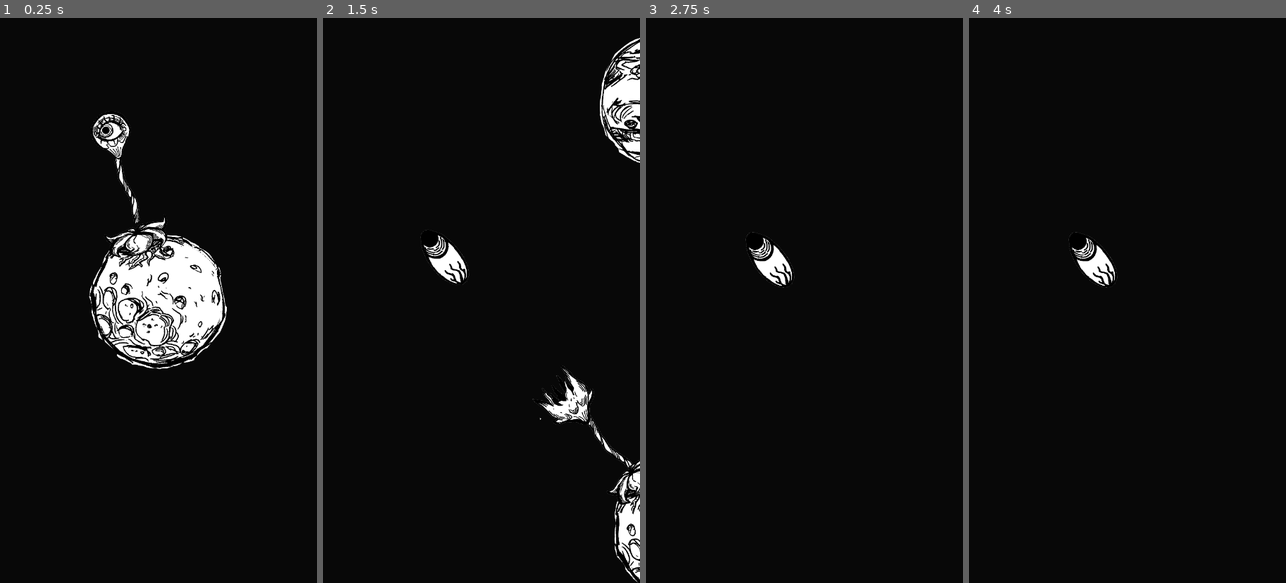
Above: before the commit, frames 1-4 (left to right).
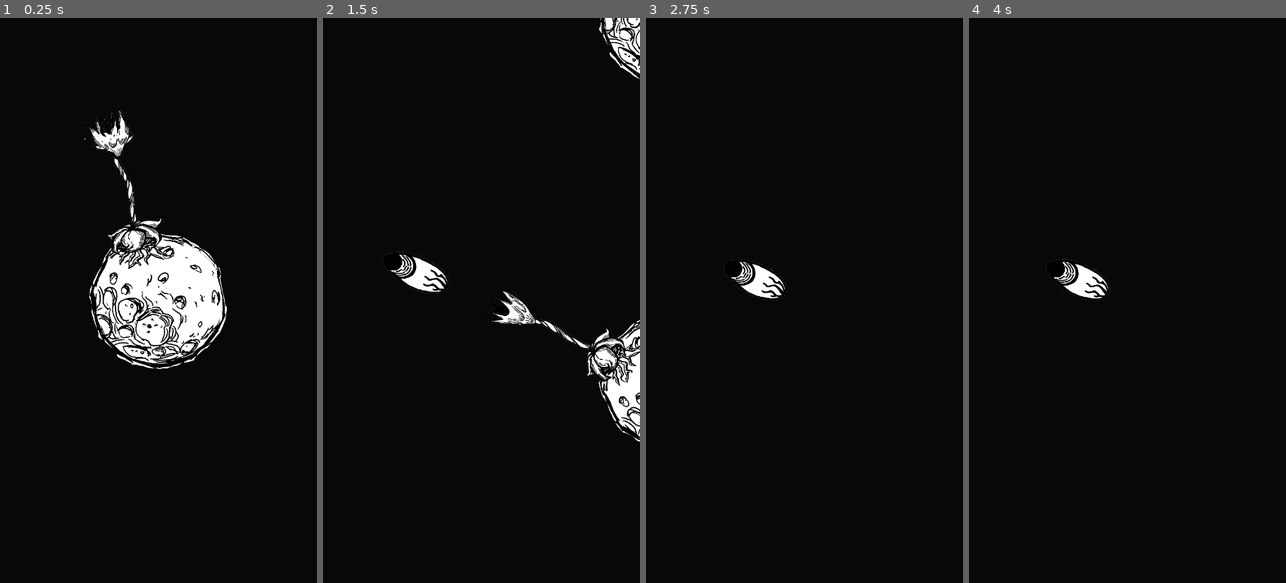
Above: after the commit, the same moments.

Repository: patryelt/RootOfEvil
Game: Godot game, scene res://scenes/Game.tscn
Same seed, same stepped clock (60 frames per second), same inputs: the game is played once before the commit and once after it.
Inputs:
- Up to frame 1 (0.25 s): no input
- Up to frame 2 (1.5 s): tap Space (jump) at 0.6, 0.77, 1.07, 1.35 s
- Up to frame 3 (2.75 s): tap Space (jump) at 1.52, 1.82, 2.1 s
- Up to frame 4 (4 s): tap Space (jump) at 2.85, 3.02, 3.32, 3.6, 3.77 s

The runs differ from the first frame. In frame 1, 1.6% of the frame differs, in the area x 26-54%, y 15-45%; in frame 2, 7.1%, in the area x 18-100%, y 0-100%; in frame 3, 0.9%; in frame 4, 0.9%.

Commit message:
Burst fix + menu setup

Diff:
--- /dev/null
+++ b/assets/game_font.tres
@@ -0,0 +1,10 @@
+[gd_resource type="DynamicFont" load_steps=2 format=2]
+
+[sub_resource type="DynamicFontData" id=1]
+font_path = "res://assets/Kurland.ttf"
+
+[resource]
+size = 32
+outline_color = Color( 0.662745, 0.658824, 0.658824, 1 )
+use_mipmaps = true
+font_data = SubResource( 1 )
--- a/scenes/Game.tscn
+++ b/scenes/Game.tscn
@@ -14,9 +14,8 @@
 script = ExtResource( 3 )
 
 [node name="Planet2" parent="." instance=ExtResource( 2 )]
-position = Vector2( 216, -304 )
+position = Vector2( 246, -153 )
 rotation_speed = 0.0
-planet_sprite = 1
 
 [node name="Planet3" parent="." instance=ExtResource( 2 )]
 position = Vector2( 249, 670 )
--- /dev/null
+++ b/scenes/Menu.gd
@@ -0,0 +1,20 @@
+extends Control
+
+
+# Declare member variables here. Examples:
+# var a = 2
+# var b = "text"
+
+
+# Called when the node enters the scene tree for the first time.
+func _ready():
+	pass # Replace with function body.
+
+
+# Called every frame. 'delta' is the elapsed time since the previous frame.
+#func _process(delta):
+#	pass
+
+
+func _on_Button_pressed():
+	get_tree().change_scene("res://scenes/Game.tscn") # Replace with function body.
--- /dev/null
+++ b/scenes/Menu.tscn
@@ -0,0 +1,36 @@
+[gd_scene load_steps=4 format=2]
+
+[ext_resource path="res://scenes/Menu.gd" type="Script" id=1]
+[ext_resource path="res://assets/game_font.tres" type="DynamicFont" id=2]
+
+[sub_resource type="Theme" id=1]
+default_font = ExtResource( 2 )
+Button/colors/font_color = Color( 0.682353, 0.486275, 0.737255, 1 )
+Button/colors/font_color_disabled = Color( 0, 0, 0, 1 )
+Button/colors/font_color_focus = Color( 0, 0, 0, 1 )
+Button/colors/font_color_hover = Color( 0, 0, 0, 1 )
+Button/colors/font_color_pressed = Color( 0, 0, 0, 1 )
+Button/constants/hseparation = 0
+Button/fonts/font = ExtResource( 2 )
+Button/styles/disabled = null
+Button/styles/focus = null
+Button/styles/hover = null
+Button/styles/normal = null
+Button/styles/pressed = null
+
+[node name="Menu" type="Control"]
+anchor_right = 1.0
+anchor_bottom = 1.0
+script = ExtResource( 1 )
+
+[node name="Button" type="Button" parent="."]
+margin_left = 115.0
+margin_top = 972.0
+margin_right = 236.0
+margin_bottom = 1012.0
+rect_scale = Vector2( 10, 10 )
+theme = SubResource( 1 )
+custom_colors/font_color_disabled = Color( 0, 0, 0, 1 )
+text = "PLAY"
+
+[connection signal="pressed" from="Button" to="." method="_on_Button_pressed"]
--- a/scenes/Planet.tscn
+++ b/scenes/Planet.tscn
@@ -4,7 +4,7 @@
 [ext_resource path="res://scenes/PlanetSprite.tscn" type="PackedScene" id=2]
 
 [sub_resource type="CircleShape2D" id=1]
-radius = 152.03
+radius = 100.0
 
 [sub_resource type="Animation" id=2]
 resource_name = "RotatePlane"
--- a/scenes/Player/Player.gd
+++ b/scenes/Player/Player.gd
@@ -4,7 +4,7 @@
 var camera : Camera2D
 var _jump_direction = Vector2.ZERO
 var _jump_speed = 0
-onready var player_anim = $Area2D/player_anim
+onready var player_anim = $player_anim
 
 
 func _ready():
@@ -56,4 +56,4 @@
 	if _planet == null:
 		position += _jump_direction * delta * _jump_speed
 	if Input.is_action_just_pressed("jump") and _planet:
-		_jump()
+		player_anim.initiate_animation()
--- a/scenes/Player/Player.tscn
+++ b/scenes/Player/Player.tscn
@@ -9,10 +9,10 @@
 [node name="Player" type="Node2D"]
 script = ExtResource( 2 )
 
+[node name="player_anim" parent="." instance=ExtResource( 1 )]
+scale = Vector2( 0.3, 0.3 )
+
 [node name="Area2D" type="Area2D" parent="."]
-
-[node name="player_anim" parent="Area2D" instance=ExtResource( 1 )]
-scale = Vector2( 0.3, 0.3 )
 
 [node name="CollisionShape2D" type="CollisionShape2D" parent="Area2D"]
 position = Vector2( -1, -1 )
--- a/scenes/Player/PlayerSprite.gd
+++ b/scenes/Player/PlayerSprite.gd
@@ -1,13 +1,22 @@
 extends Node2D
 
+onready var burst_animationplayer = $burst_animationplayer
+
+func initiate_animation():
+	burst_animationplayer.play("Trigger Projectile")
+
 func leave():
-	$eye_anim.hide()
-	$socket_anim.show()
+
+	# $eye_anim.hide()
+	# $eye_burst.frame = 3
+	# $eye_burst.show()
+	pass
 
 func jump():
 	$stem.hide()
 	$flower_anim.hide()
 	$eye_anim.hide()
+	$eye_burst.hide()
 	$projectile.show()
 
 func grow():
@@ -15,3 +24,6 @@
 	$flower_anim.show()
 	$projectile.hide()
 	$eye_anim.show()
+
+func trigger_jump():
+	get_parent()._jump()
--- a/scenes/Player/PlayerSprite.tscn
+++ b/scenes/Player/PlayerSprite.tscn
@@ -46,12 +46,22 @@
 atlas = ExtResource( 1 )
 region = Rect2( 512, 0, 512, 512 )
 
-[sub_resource type="SpriteFrames" id=8]
-animations = [ {
-"frames": [ SubResource( 6 ), SubResource( 7 ) ],
+[sub_resource type="AtlasTexture" id=25]
+flags = 4
+atlas = ExtResource( 1 )
+region = Rect2( 0, 512, 512, 512 )
+
+[sub_resource type="AtlasTexture" id=26]
+flags = 4
+atlas = ExtResource( 1 )
+region = Rect2( 512, 512, 512, 512 )
+
+[sub_resource type="SpriteFrames" id=27]
+animations = [ {
+"frames": [ SubResource( 6 ), SubResource( 7 ), SubResource( 25 ), SubResource( 26 ), SubResource( 25 ), SubResource( 7 ) ],
 "loop": true,
 "name": "default",
-"speed": 1.0
+"speed": 2.0
 } ]
 
 [sub_resource type="Animation" id=9]
@@ -68,7 +78,7 @@
 "times": PoolRealArray( 0.8, 2.3, 2.6, 3, 4, 4.3 ),
 "transitions": PoolRealArray( 1, 1, 1, 1, 1, 1 ),
 "update": 1,
-"values": [ 0, 1, 0, 1, 0, 1 ]
+"values": [ 0, 5, 0, 4, 0, 3 ]
 }
 
 [sub_resource type="AtlasTexture" id=15]
@@ -127,33 +137,141 @@
 "speed": 5.0
 } ]
 
-[sub_resource type="AtlasTexture" id=20]
+[sub_resource type="Animation" id=35]
+loop = true
+tracks/0/type = "value"
+tracks/0/path = NodePath(".:scale")
+tracks/0/interp = 1
+tracks/0/loop_wrap = true
+tracks/0/imported = false
+tracks/0/enabled = true
+tracks/0/keys = {
+"times": PoolRealArray( 0, 0.5, 1 ),
+"transitions": PoolRealArray( 1, 1, 1 ),
+"update": 0,
+"values": [ Vector2( 1, 1 ), Vector2( 1.02, 1.09 ), Vector2( 1, 1 ) ]
+}
+tracks/1/type = "value"
+tracks/1/path = NodePath(".:rotation_degrees")
+tracks/1/interp = 1
+tracks/1/loop_wrap = true
+tracks/1/imported = false
+tracks/1/enabled = true
+tracks/1/keys = {
+"times": PoolRealArray( 0, 0.5, 1 ),
+"transitions": PoolRealArray( 1, 1, 1 ),
+"update": 0,
+"values": [ 0.0, -1.0, 0.0 ]
+}
+
+[sub_resource type="AtlasTexture" id=29]
 flags = 4
 atlas = ExtResource( 6 )
 region = Rect2( 0, 0, 512, 512 )
 
-[sub_resource type="AtlasTexture" id=21]
+[sub_resource type="AtlasTexture" id=30]
 flags = 4
 atlas = ExtResource( 6 )
 region = Rect2( 512, 0, 512, 512 )
 
-[sub_resource type="AtlasTexture" id=22]
+[sub_resource type="AtlasTexture" id=31]
 flags = 4
 atlas = ExtResource( 6 )
 region = Rect2( 0, 512, 512, 512 )
 
-[sub_resource type="AtlasTexture" id=23]
+[sub_resource type="AtlasTexture" id=32]
 flags = 4
 atlas = ExtResource( 6 )
 region = Rect2( 512, 512, 512, 512 )
 
-[sub_resource type="SpriteFrames" id=24]
-animations = [ {
-"frames": [ SubResource( 20 ), SubResource( 21 ), SubResource( 22 ), SubResource( 23 ) ],
+[sub_resource type="SpriteFrames" id=33]
+animations = [ {
+"frames": [ SubResource( 29 ), SubResource( 30 ), SubResource( 31 ), SubResource( 32 ) ],
 "loop": false,
 "name": "default",
 "speed": 5.0
 } ]
+
+[sub_resource type="Animation" id=28]
+loop = true
+tracks/0/type = "value"
+tracks/0/path = NodePath(".:scale")
+tracks/0/interp = 1
+tracks/0/loop_wrap = true
+tracks/0/imported = false
+tracks/0/enabled = true
+tracks/0/keys = {
+"times": PoolRealArray( 0, 0.5, 1 ),
+"transitions": PoolRealArray( 1, 1, 1 ),
+"update": 0,
+"values": [ Vector2( 1, 1 ), Vector2( 1, 1.05 ), Vector2( 1, 1 ) ]
+}
+tracks/1/type = "value"
+tracks/1/path = NodePath(".:rotation_degrees")
+tracks/1/interp = 1
+tracks/1/loop_wrap = true
+tracks/1/imported = false
+tracks/1/enabled = true
+tracks/1/keys = {
+"times": PoolRealArray( 0, 0.5, 1 ),
+"transitions": PoolRealArray( 1, 1, 1 ),
+"update": 0,
+"values": [ 0.0, -1.0, 0.0 ]
+}
+
+[sub_resource type="Animation" id=34]
+resource_name = "Trigger Projectile"
+length = 2.0
+tracks/0/type = "value"
+tracks/0/path = NodePath("../eye_burst:frame")
+tracks/0/interp = 1
+tracks/0/loop_wrap = true
+tracks/0/imported = false
+tracks/0/enabled = true
+tracks/0/keys = {
+"times": PoolRealArray( -0.1, 0.2, 0.4, 0.6 ),
+"transitions": PoolRealArray( 1, 1, 1, 1 ),
+"update": 1,
+"values": [ 0, 1, 2, 3 ]
+}
+tracks/1/type = "value"
+tracks/1/path = NodePath("../eye_anim:visible")
+tracks/1/interp = 1
+tracks/1/loop_wrap = true
+tracks/1/imported = false
+tracks/1/enabled = true
+tracks/1/keys = {
+"times": PoolRealArray( 0 ),
+"transitions": PoolRealArray( 1 ),
+"update": 1,
+"values": [ false ]
+}
+tracks/2/type = "method"
+tracks/2/path = NodePath("..")
+tracks/2/interp = 1
+tracks/2/loop_wrap = true
+tracks/2/imported = false
+tracks/2/enabled = true
+tracks/2/keys = {
+"times": PoolRealArray( 0.4 ),
+"transitions": PoolRealArray( 1 ),
+"values": [ {
+"args": [  ],
+"method": "trigger_jump"
+} ]
+}
+tracks/3/type = "value"
+tracks/3/path = NodePath("../eye_burst:visible")
+tracks/3/interp = 1
+tracks/3/loop_wrap = true
+tracks/3/imported = false
+tracks/3/enabled = true
+tracks/3/keys = {
+"times": PoolRealArray( 0 ),
+"transitions": PoolRealArray( 1 ),
+"update": 1,
+"values": [ true ]
+}
 
 [node name="PlayerSprite" type="Node2D"]
 script = ExtResource( 5 )
@@ -161,38 +279,50 @@
 [node name="stem" type="AnimatedSprite" parent="."]
 position = Vector2( 9, 460.5 )
 frames = SubResource( 14 )
-frame = 1
+frame = 2
 playing = true
 
 [node name="eye_anim" type="AnimatedSprite" parent="."]
-position = Vector2( 5, 21.5 )
+visible = false
+position = Vector2( -2.00002, 15.0002 )
 scale = Vector2( 0.818359, 0.818359 )
-frames = SubResource( 8 )
-frame = 1
-playing = true
+frames = SubResource( 27 )
+frame = 4
 
 [node name="Eye_animationplayer" type="AnimationPlayer" parent="eye_anim"]
+autoplay = "blinking"
 anims/blinking = SubResource( 9 )
 
 [node name="flower_anim" type="AnimatedSprite" parent="."]
 position = Vector2( -14, 834.5 )
 frames = SubResource( 19 )
-frame = 2
+frame = 3
 playing = true
 
 [node name="bulb_anim" type="AnimatedSprite" parent="."]
 visible = false
 position = Vector2( 77, -18.0001 )
 frames = SubResource( 5 )
-frame = 1
-playing = true
-
-[node name="socket_anim" type="AnimatedSprite" parent="."]
-visible = false
-frames = SubResource( 24 )
-frame = 3
+frame = 2
 playing = true
 
 [node name="projectile" type="Sprite" parent="."]
 visible = false
 texture = ExtResource( 7 )
+
+[node name="projectile_animationplayer2" type="AnimationPlayer" parent="projectile"]
+autoplay = "Stretchy"
+playback_speed = 0.31
+anims/Stretchy = SubResource( 35 )
+
+[node name="eye_burst" type="AnimatedSprite" parent="."]
+position = Vector2( 9.24993, 13.0002 )
+scale = Vector2( 0.817383, 0.818359 )
+frames = SubResource( 33 )
+frame = 3
+
+[node name="burst_animationplayer" type="AnimationPlayer" parent="."]
+root_node = NodePath("../projectile")
+autoplay = "Stretchy"
+anims/Stretchy = SubResource( 28 )
+"anims/Trigger Projectile" = SubResource( 34 )
--- a/scenes/artscene.tscn
+++ b/scenes/artscene.tscn
@@ -150,9 +150,8 @@
 
 [node name="stem" type="AnimatedSprite" parent="."]
 position = Vector2( 100, -392 )
-scale = Vector2( 1, 1 )
 frames = SubResource( 14 )
-frame = 1
+frame = 2
 playing = true
 
 [node name="eye_burst" type="AnimatedSprite" parent="."]
@@ -166,20 +165,18 @@
 position = Vector2( 96, -831 )
 scale = Vector2( 0.818359, 0.818359 )
 frames = SubResource( 8 )
-frame = 1
+frame = 4
 playing = true
 
 [node name="flower_anim" type="AnimatedSprite" parent="."]
 position = Vector2( 77, -18.0001 )
-scale = Vector2( 1, 1 )
 frames = SubResource( 19 )
-frame = 2
+frame = 3
 playing = true
 
 [node name="bulb_anim" type="AnimatedSprite" parent="."]
 visible = false
 position = Vector2( 77, -18.0001 )
-scale = Vector2( 1, 1 )
 frames = SubResource( 5 )
-frame = 1
+frame = 2
 playing = true
Binary file added: assets/Kurland.ttf
Not shown: 1 places in scenes/Player/PlayerSprite.tscn that only renumber resources
Not shown: 1 places in scenes/artscene.tscn that only renumber resources
